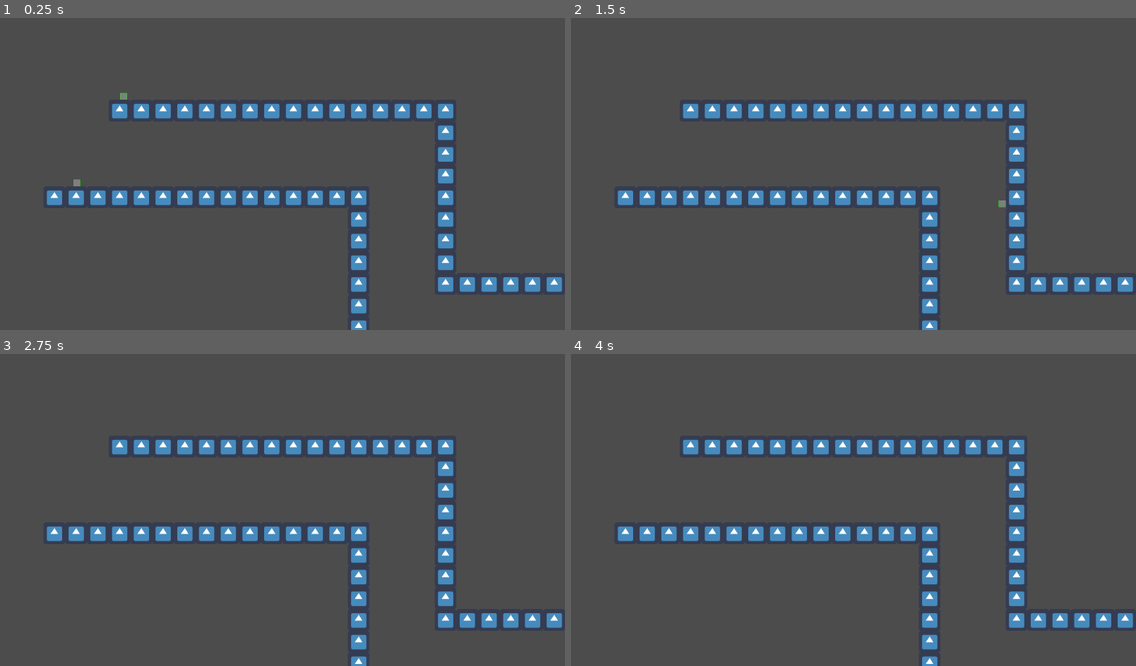
Above: before the commit, frames 1-4 (two rows, left to right).
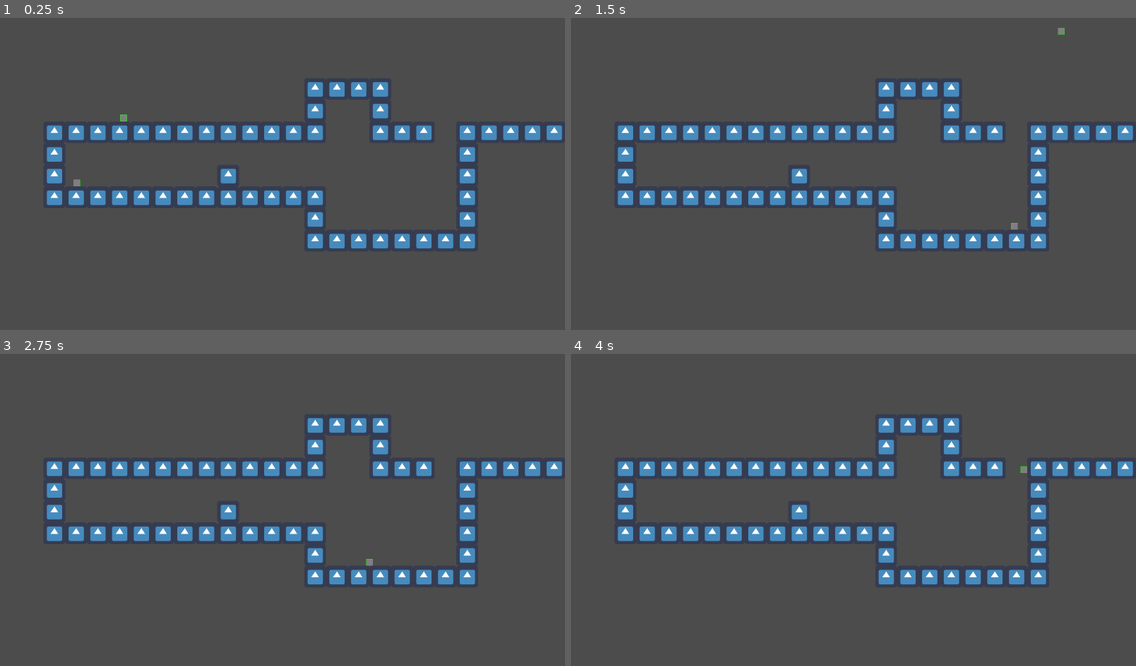
Above: after the commit, the same moments.

Repository: Game-Jammin/GMTK-2021
Game: Godot game, scene res://levels/Level1.tscn
Two runs of this game, one before a commit and one after it. Both use one fixed random seed, a clock stepped at 60 frames per second and the inputs below. This scene is started directly instead of the project's main scene. The engine's default icon, where the game draws it, is replaced by a stand-in: a white triangle on a blue panel in a dark square.
Inputs:
- Up to frame 1 (0.25 s): no input
- Up to frame 2 (1.5 s): tap Enter at 0.5 s; hold D (walk_right) from 0.53 s (still down); tap Space (jump) at 0.77 s
- Up to frame 3 (2.75 s): tap Space (jump) at 1.52 s; release D (walk_right) at 2.03 s; hold A (walk_left) from 2.03 s (still down)
- Up to frame 4 (4 s): tap Space (jump) at 2.75, 3.02, 3.77 s; release A (walk_left) at 2.78 s; hold D (walk_right) from 2.78 s (still down); tap Enter at 3.5 s

The runs differ from the first frame. In frame 1, 9.5% of the frame differs, in the area x 8-100%, y 20-100%; in frame 2, 9.5%, in the area x 8-100%, y 3-100%; in frame 3, 9.5%; in frame 4, 9.5%.

Commit message:
Update Level1.tscn

Diff:
--- /dev/null
+++ b/levels/CollisionShape2D.gd
@@ -0,0 +1,18 @@
+extends CollisionShape2D
+
+
+# Declare member variables here. Examples:
+var Ax = 0
+var Ay = 0
+var Bx = 0
+var By = 0
+
+
+func _ready():
+	Ax =
+	pass # Replace with function body.
+
+
+# Called every frame. 'delta' is the elapsed time since the previous frame.
+#func _process(delta):
+#	pass
--- a/levels/Level1.tscn
+++ b/levels/Level1.tscn
@@ -34,7 +34,7 @@
 [node name="world" type="TileMap" parent="."]
 tile_set = SubResource( 1 )
 format = 1
-tile_data = PoolIntArray( 262149, 0, 0, 262150, 0, 0, 262151, 0, 0, 262152, 0, 0, 262153, 0, 0, 262154, 0, 0, 262155, 0, 0, 262156, 0, 0, 262157, 0, 0, 262158, 0, 0, 262159, 0, 0, 262160, 0, 0, 262161, 0, 0, 262162, 0, 0, 262163, 0, 0, 262164, 0, 0, 327700, 0, 0, 393236, 0, 0, 458772, 0, 0, 524290, 0, 0, 524291, 0, 0, 524292, 0, 0, 524293, 0, 0, 524294, 0, 0, 524295, 0, 0, 524296, 0, 0, 524297, 0, 0, 524298, 0, 0, 524299, 0, 0, 524300, 0, 0, 524301, 0, 0, 524302, 0, 0, 524303, 0, 0, 524304, 0, 0, 524308, 0, 0, 589840, 0, 0, 589844, 0, 0, 655376, 0, 0, 655380, 0, 0, 720912, 0, 0, 720916, 0, 0, 786448, 0, 0, 786452, 0, 0, 786453, 0, 0, 786454, 0, 0, 786455, 0, 0, 786456, 0, 0, 786457, 0, 0, 786458, 0, 0, 786459, 0, 0, 851984, 0, 0, 917520, 0, 0, 983056, 0, 0, 983057, 0, 0, 983058, 0, 0, 983059, 0, 0, 983060, 0, 0, 983061, 0, 0, 983062, 0, 0, 1048598, 0, 0, 1048599, 0, 0, 1048600, 0, 0, 1048601, 0, 0, 1048602, 0, 0, 1048603, 0, 0 )
+tile_data = PoolIntArray( 196622, 0, 0, 196623, 0, 0, 196624, 0, 0, 196625, 0, 0, 262158, 0, 0, 262161, 0, 0, 327682, 0, 0, 327683, 0, 0, 327684, 0, 0, 327685, 0, 0, 327686, 0, 0, 327687, 0, 0, 327688, 0, 0, 327689, 0, 0, 327690, 0, 0, 327691, 0, 0, 327692, 0, 0, 327693, 0, 0, 327694, 0, 0, 327697, 0, 0, 327698, 0, 0, 327699, 0, 0, 327701, 0, 0, 327702, 0, 0, 327703, 0, 0, 327704, 0, 0, 327705, 0, 0, 393218, 0, 0, 393237, 0, 0, 458754, 0, 0, 458762, 0, 0, 458773, 0, 0, 524290, 0, 0, 524291, 0, 0, 524292, 0, 0, 524293, 0, 0, 524294, 0, 0, 524295, 0, 0, 524296, 0, 0, 524297, 0, 0, 524298, 0, 0, 524299, 0, 0, 524300, 0, 0, 524301, 0, 0, 524302, 0, 0, 524309, 0, 0, 589838, 0, 0, 589845, 0, 0, 655374, 0, 0, 655375, 0, 0, 655376, 0, 0, 655377, 0, 0, 655378, 0, 0, 655379, 0, 0, 655380, 0, 0, 655381, 0, 0 )
 
 [node name="Character" parent="." instance=ExtResource( 2 )]
 position = Vector2( 226, 484 )
